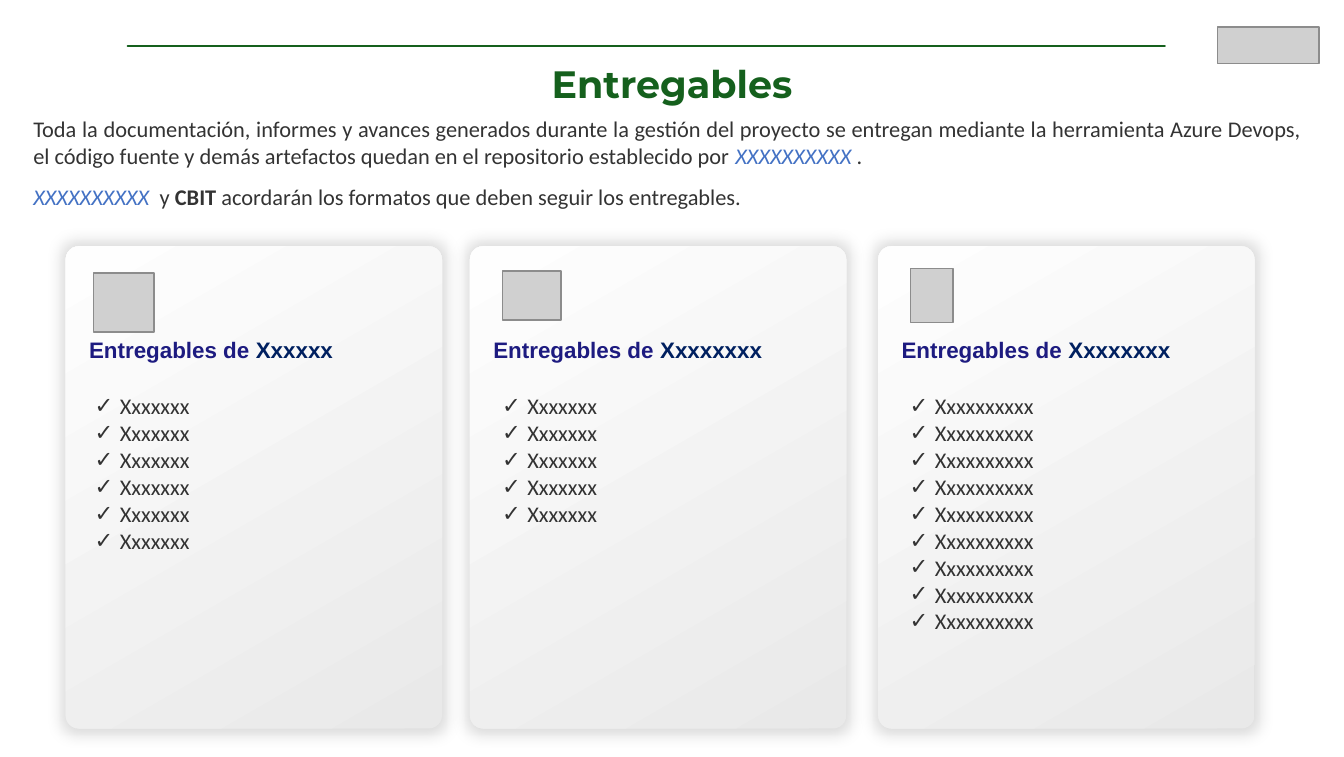
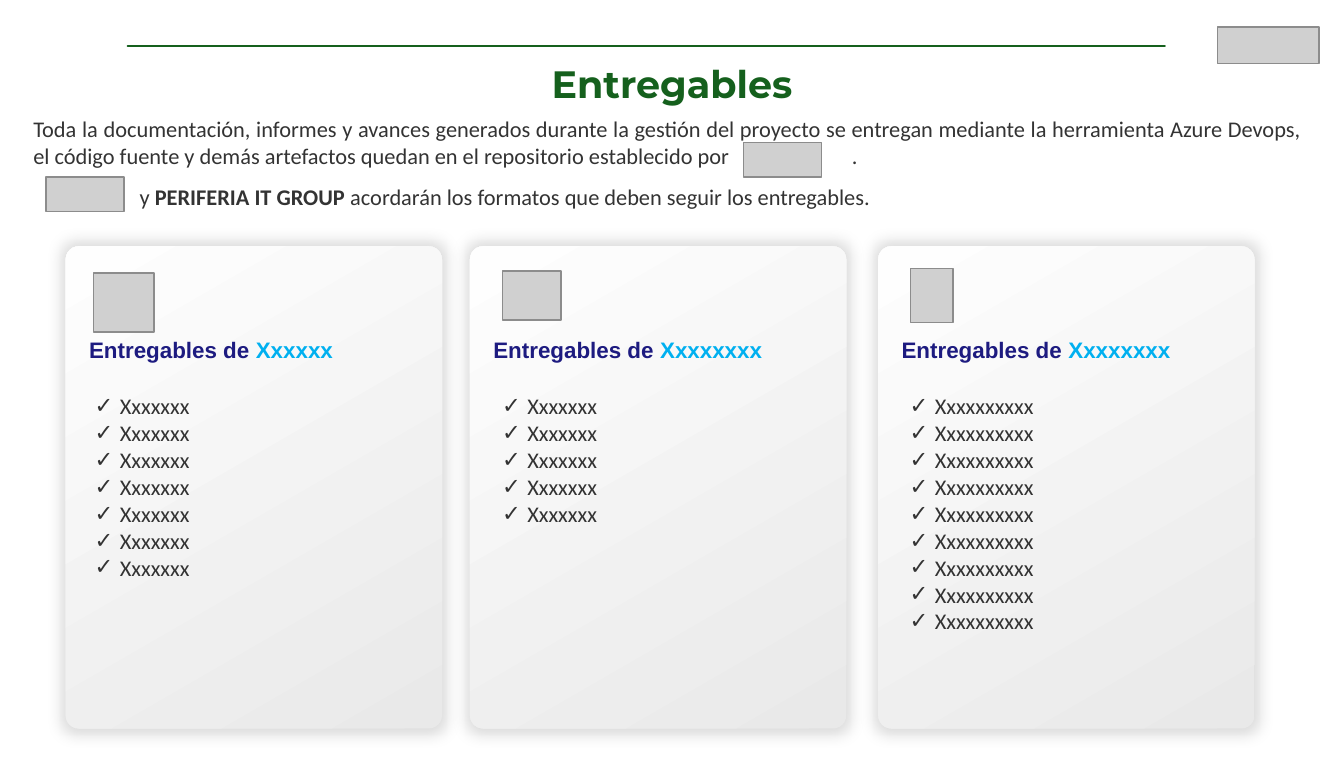
Before and after one commit to KevinLopez25/Solutions, a slide deck: slide 7 of backend/templates/CS-FR-011-PROPUESTA_COMERCIAL_CBIT.pptx. Drawn at 1344x757 pixels with LibreOffice and Linux fonts; fonts in the diff are those of the drawing; grey boxes stand for pictures; background and template pictures are left out. Boxes give left, top, right and bottom in pixels: in the first picture for what was removed or moved away, otherwise in the second. Text is boxed around its words. In the diff, an @@ line names an element or a change of style, - is before the commit and + after.

```diff
--- a/backend/templates/CS-FR-011-PROPUESTA_COMERCIAL_CBIT.pptx
+++ b/backend/templates/CS-FR-011-PROPUESTA_COMERCIAL_CBIT.pptx
@@ text at box(33, 121, 1300, 209): text changed @@
-Toda la documentación, informes y avances generados durante la gestión del proyecto se entregan mediante la herramienta Azure Devops, el código fuente y demás artefactos quedan en el repositorio establecido por XXXXXXXXXX .
-XXXXXXXXXX y CBIT acordarán los formatos que deben seguir los entregables.
+Toda la documentación, informes y avances generados durante la gestión del proyecto se entregan mediante la herramienta Azure Devops, el código fuente y demás artefactos quedan en el repositorio establecido por .
+y PERIFERIA IT GROUP acordarán los formatos que deben seguir los entregables.
@@ picture added at box(743, 142, 821, 177) @@
@@ picture added at box(46, 177, 124, 212) @@
@@ text "Entregables de Xxxxxx" at box(89, 341, 333, 363): text colour #002060 to #00B0F0 in "Xxxxxx" @@
@@ text "Entregables de Xxxxxxxx" at box(493, 341, 762, 363): text colour #002060 to #00B0F0 in "Xxxxxxxx" @@
@@ text "Entregables de Xxxxxxxx" at box(902, 341, 1170, 363): text colour #002060 to #00B0F0 in "Xxxxxxxx" @@
@@ text at box(120, 561, 190, 576): paragraph added @@
+✓ Xxxxxxx
```
Also in this commit, not shown: 9 other slides changed, 3 other files.
